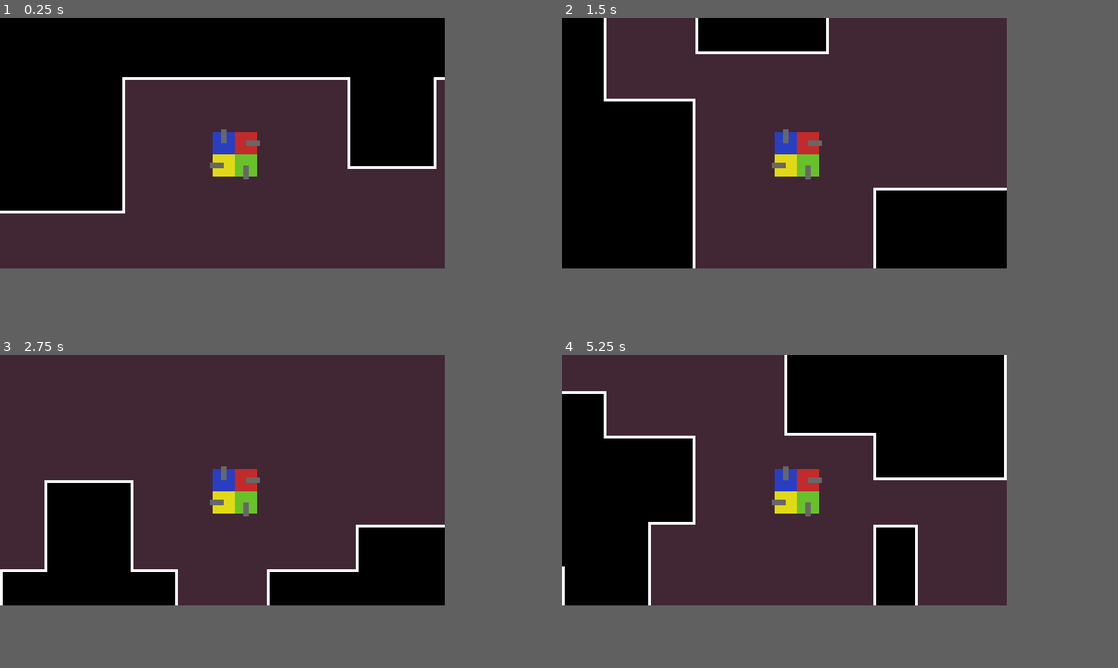
Above: before the commit, frames 1-4 (two rows, left to right).
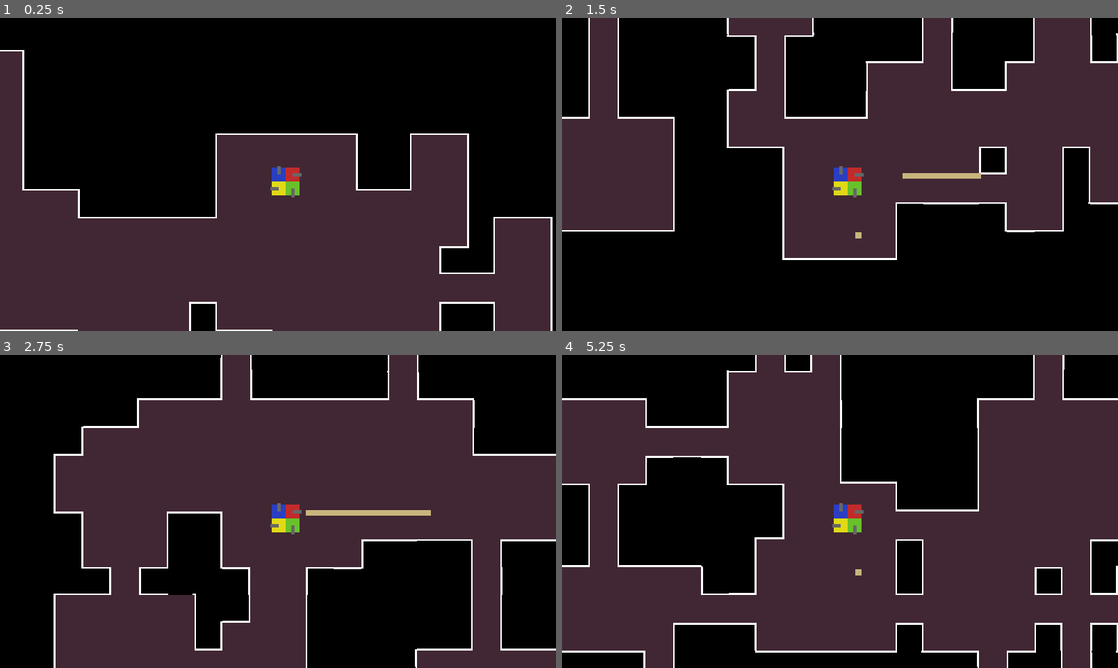
Above: after the commit, the same moments.

Repository: giuliosa/rescue-squad
Game: Godot game, scene res://Scenes/World.tscn
Same seed, same stepped clock (60 frames per second), same inputs: the game is played once before the commit and once after it.
Inputs:
- Up to frame 1 (0.25 s): no input
- Up to frame 2 (1.5 s): tap Enter (ui_accept) at 0.5, 0.77 s; hold F (shoot_right, bound only after the commit) 0.53-1.28 s; hold D (shoot_down, bound only after the commit) from 1.28 s (still down)
- Up to frame 3 (2.75 s): tap Enter (ui_accept) at 1.52, 2 s; release D (shoot_down, bound only after the commit) at 2.03 s; hold F (shoot_right, bound only after the commit) from 2.03 s (still down)
- Up to frame 4 (5.25 s): release F (shoot_right, bound only after the commit) at 2.78 s; hold S (shoot_up, bound only after the commit) 2.78-3.53 s; tap Enter (ui_accept) at 3.02, 3.5, 3.77, 4.25, 4.52, 5 s; hold A (shoot_left, bound only after the commit) 3.53-5.03 s; hold D (shoot_down, bound only after the commit) from 5.03 s (still down)
In our replay, the window is 640x360 before the commit and 800x450 after it. These sizes can differ from the game's own. Grey fills any space a smaller window leaves; there, only what the larger window draws over its background counts as a difference.

The runs differ from the first frame. In frame 1, 34% of the frame differs, in the area x 0-100%, y 0-100%; in frame 2, 46%; in frame 3, 47%; in frame 4, 40%.

Commit message:
Adding the shoot scene

Diff:
--- a/Scenes/Party.gd
+++ b/Scenes/Party.gd
@@ -1,5 +1,7 @@
 extends KinematicBody2D
+
 const Player = preload("res://Scenes/Player.tscn")
+const Shoot = preload("res://Scenes/Shoot.tscn")
 
 const position1 = Vector2(16, 0)
 const position2 = Vector2(16, 16)
@@ -30,6 +32,14 @@
 	if Input.is_action_just_pressed("change_left"):
 		change_array_position("left")
 
+	if Input.is_action_pressed("shoot_right"):
+		player_shoot($ShootPositionRight, "right")
+	if Input.is_action_just_pressed("shoot_up"):
+		player_shoot($ShootPositionUp, "up")
+	if Input.is_action_just_pressed("shoot_left"):
+		player_shoot($ShootPositionLeft, "left")
+	if Input.is_action_just_pressed("shoot_down"):
+		player_shoot($ShootPositionDown, "down")
 
 func change_array_position(direction):
 	if direction == "right":
@@ -61,3 +71,17 @@
 	player_position[1].get_node("AnimationPlayer").play("look_down")
 	player_position[2].get_node("AnimationPlayer").play("look_left")
 	player_position[3].get_node("AnimationPlayer").play("look_up")
+
+func player_shoot(shoot_position, direction):
+	var shoot = Shoot.instance()
+	if direction == "right":
+		shoot.set_shoot_direction(1, 0)
+	elif direction == "left":
+		shoot.set_shoot_direction(-1, 0)
+	elif direction == "up":
+		shoot.set_shoot_direction(0, -1)
+	elif direction == "down":
+		shoot.set_shoot_direction(0, 1)
+
+	get_parent().add_child(shoot)
+	shoot.position = shoot_position.global_position
--- a/Scenes/Party.tscn
+++ b/Scenes/Party.tscn
@@ -13,11 +13,20 @@
 [node name="Player" parent="." instance=ExtResource( 1 )]
 position = Vector2( 16, 0 )
 
-[node name="Player2" parent="." instance=ExtResource( 1 )]
-position = Vector2( 16, 16 )
+[node name="Player4" parent="." instance=ExtResource( 1 )]
+position = Vector2( 0, 16 )
 
-[node name="Body" parent="Player2" index="0"]
-color = Color( 0.411765, 0.760784, 0.168627, 1 )
+[node name="Body" parent="Player4" index="0"]
+margin_top = -24.0
+margin_bottom = -8.0
+color = Color( 0.168627, 0.247059, 0.760784, 1 )
+
+[node name="Gun" parent="Player4" index="1"]
+margin_top = -18.0
+margin_bottom = -14.0
+
+[node name="CollisionShape2D" parent="Player4" index="2"]
+position = Vector2( 1, -16 )
 
 [node name="Player3" parent="." instance=ExtResource( 1 )]
 position = Vector2( -16, 32 )
@@ -38,20 +47,11 @@
 [node name="CollisionShape2D" parent="Player3" index="2"]
 position = Vector2( 16, 0 )
 
-[node name="Player4" parent="." instance=ExtResource( 1 )]
-position = Vector2( 0, 16 )
+[node name="Player2" parent="." instance=ExtResource( 1 )]
+position = Vector2( 16, 16 )
 
-[node name="Body" parent="Player4" index="0"]
-margin_top = -24.0
-margin_bottom = -8.0
-color = Color( 0.168627, 0.247059, 0.760784, 1 )
-
-[node name="Gun" parent="Player4" index="1"]
-margin_top = -18.0
-margin_bottom = -14.0
-
-[node name="CollisionShape2D" parent="Player4" index="2"]
-position = Vector2( 1, -32 )
+[node name="Body" parent="Player2" index="0"]
+color = Color( 0.411765, 0.760784, 0.168627, 1 )
 
 [node name="CollisionShape2D" type="CollisionShape2D" parent="."]
 position = Vector2( 9, 13.5 )
@@ -60,6 +60,18 @@
 [node name="Camera2D" type="Camera2D" parent="."]
 current = true
 
+[node name="ShootPositionRight" type="Position2D" parent="."]
+position = Vector2( 32, -2 )
+
+[node name="ShootPositionUp" type="Position2D" parent="."]
+position = Vector2( 0, -13 )
+
+[node name="ShootPositionLeft" type="Position2D" parent="."]
+position = Vector2( -24, 15 )
+
+[node name="ShootPositionDown" type="Position2D" parent="."]
+position = Vector2( 18, 30 )
+
+[editable path="Player4"]
+[editable path="Player3"]
 [editable path="Player2"]
-[editable path="Player3"]
-[editable path="Player4"]
--- /dev/null
+++ b/Scenes/Shoot.gd
@@ -0,0 +1,21 @@
+extends Area2D
+
+const SPEED = 200
+var velocity = Vector2()
+var direction = Vector2()
+
+func _physics_process(delta):
+	velocity.x = SPEED * delta * direction.x
+	velocity.y = SPEED * delta * direction.y
+	translate(velocity)
+
+func set_shoot_direction(dirX, dirY):
+	direction.x = dirX
+	direction.y = dirY
+
+func _on_VisibilityNotifier2D_screen_exited():
+	queue_free()
+
+
+func _on_Shoot_body_entered(body):
+	queue_free()
--- /dev/null
+++ b/Scenes/Shoot.tscn
@@ -0,0 +1,26 @@
+[gd_scene load_steps=3 format=2]
+
+[ext_resource path="res://Scenes/Shoot.gd" type="Script" id=1]
+
+[sub_resource type="RectangleShape2D" id=1]
+extents = Vector2( 3.5, 3.5 )
+
+[node name="Shoot" type="Area2D"]
+position = Vector2( 0, -3 )
+script = ExtResource( 1 )
+
+[node name="ColorRect" type="ColorRect" parent="."]
+margin_right = 7.0
+margin_bottom = 7.0
+color = Color( 0.788235, 0.713726, 0.486275, 1 )
+
+[node name="CollisionShape2D" type="CollisionShape2D" parent="."]
+position = Vector2( 3.5, 3.5 )
+shape = SubResource( 1 )
+
+[node name="VisibilityNotifier2D" type="VisibilityNotifier2D" parent="."]
+position = Vector2( 3.5, 3.5 )
+scale = Vector2( 0.45, 0.45 )
+
+[connection signal="body_entered" from="." to="." method="_on_Shoot_body_entered"]
+[connection signal="screen_exited" from="VisibilityNotifier2D" to="." method="_on_VisibilityNotifier2D_screen_exited"]
--- a/project.godot
+++ b/project.godot
@@ -26,8 +26,8 @@
 
 [display]
 
-window/size/width=320
-window/size/height=180
+window/size/width=640
+window/size/height=360
 window/size/resizable=false
 window/size/test_width=1280
 window/size/test_height=720
@@ -45,12 +45,32 @@
 }
 change_right={
 "deadzone": 0.5,
-"events": [ Object(InputEventKey,"resource_local_to_scene":false,"resource_name":"","device":0,"alt":false,"shift":false,"control":false,"meta":false,"command":false,"pressed":false,"scancode":0,"physical_scancode":88,"unicode":0,"echo":false,"script":null)
+"events": [ Object(InputEventKey,"resource_local_to_scene":false,"resource_name":"","device":0,"alt":false,"shift":false,"control":false,"meta":false,"command":false,"pressed":false,"scancode":0,"physical_scancode":87,"unicode":0,"echo":false,"script":null)
  ]
 }
 change_left={
 "deadzone": 0.5,
-"events": [ Object(InputEventKey,"resource_local_to_scene":false,"resource_name":"","device":0,"alt":false,"shift":false,"control":false,"meta":false,"command":false,"pressed":false,"scancode":0,"physical_scancode":90,"unicode":0,"echo":false,"script":null)
+"events": [ Object(InputEventKey,"resource_local_to_scene":false,"resource_name":"","device":0,"alt":false,"shift":false,"control":false,"meta":false,"command":false,"pressed":false,"scancode":0,"physical_scancode":81,"unicode":0,"echo":false,"script":null)
+ ]
+}
+shoot_right={
+"deadzone": 0.5,
+"events": [ Object(InputEventKey,"resource_local_to_scene":false,"resource_name":"","device":0,"alt":false,"shift":false,"control":false,"meta":false,"command":false,"pressed":false,"scancode":70,"physical_scancode":0,"unicode":0,"echo":false,"script":null)
+ ]
+}
+shoot_up={
+"deadzone": 0.5,
+"events": [ Object(InputEventKey,"resource_local_to_scene":false,"resource_name":"","device":0,"alt":false,"shift":false,"control":false,"meta":false,"command":false,"pressed":false,"scancode":0,"physical_scancode":83,"unicode":0,"echo":false,"script":null)
+ ]
+}
+shoot_left={
+"deadzone": 0.5,
+"events": [ Object(InputEventKey,"resource_local_to_scene":false,"resource_name":"","device":0,"alt":false,"shift":false,"control":false,"meta":false,"command":false,"pressed":false,"scancode":0,"physical_scancode":65,"unicode":0,"echo":false,"script":null)
+ ]
+}
+shoot_down={
+"deadzone": 0.5,
+"events": [ Object(InputEventKey,"resource_local_to_scene":false,"resource_name":"","device":0,"alt":false,"shift":false,"control":false,"meta":false,"command":false,"pressed":false,"scancode":68,"physical_scancode":0,"unicode":0,"echo":false,"script":null)
  ]
 }
 
Binary file added: Assets/29cc4752bcf136473cadfc1fffab6bbb.jpg
Not shown, added: Assets/29cc4752bcf136473cadfc1fffab6bbb.jpg.import
Binary file added: Scenes/29cc4752bcf136473cadfc1fffab6bbb.jpg
Not shown, added: Scenes/29cc4752bcf136473cadfc1fffab6bbb.jpg.import
